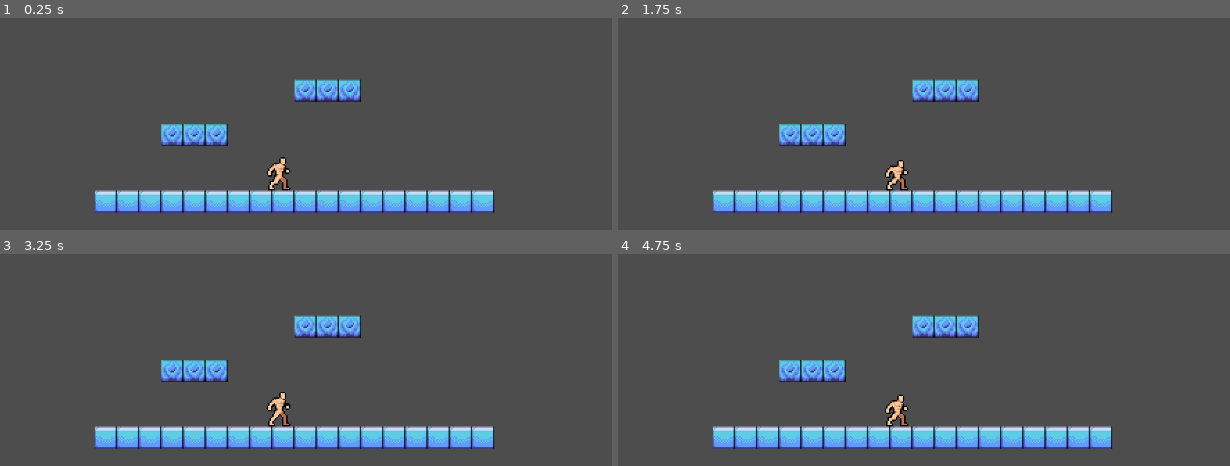
Above: before the commit, frames 1-4 (two rows, left to right).
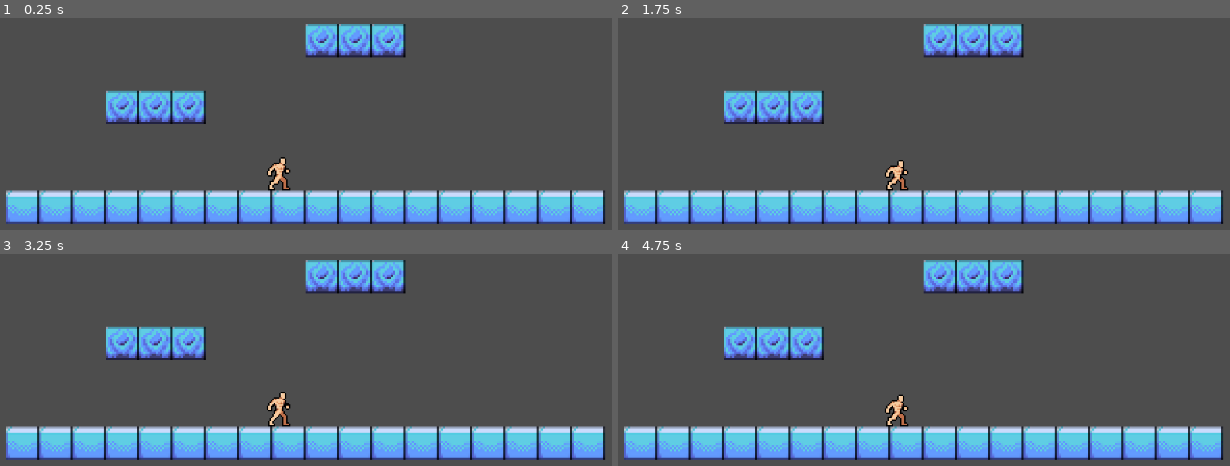
Above: after the commit, the same moments.

Repository: vincentcmartinez/spookyfartjam2025
Game: Godot game, scene res://world.tscn
Two runs of this game, one before a commit and one after it. Both use one fixed random seed, a clock stepped at 60 frames per second and the inputs below.
Inputs:
- Up to frame 1 (0.25 s): no input
- Up to frame 2 (1.75 s): tap Enter (ui_accept) at 0.5, 0.77, 1.25, 1.52 s; hold Right (ui_right) from 0.53 s (still down)
- Up to frame 3 (3.25 s): release Right (ui_right) at 2.03 s; hold Left (ui_left) 2.03-2.78 s; tap Enter (ui_accept) at 2.75, 3.02 s; hold Right (ui_right) from 2.78 s (still down)
- Up to frame 4 (4.75 s): tap Enter (ui_accept) at 3.5, 3.77, 4.52 s; release Right (ui_right) at 4.28 s; hold Left (ui_left) from 4.28 s (still down)

The runs differ from the first frame. In frame 1, 20% of the frame differs, in the area x 0-99%, y 2-98%; in frame 2, 20%; in frame 3, 20%; in frame 4, 20%.

Commit message:
flip fixes

Diff:
--- a/scripts/PlayerMovement.gd
+++ b/scripts/PlayerMovement.gd
@@ -99,6 +99,17 @@
 var _possessed_device: int = -1
 var _possess_left: float = 0.0
 
+# --- Wall-facing config ---
+@export var wall_normal_face_threshold: float = 0.6  # require a fairly vertical wall
+@export var wall_face_sticky: float = 0.08          # seconds to keep wall-facing after contact
+
+# --- Wall-facing state ---
+var _wall_face_dir: int = 0      # -1 = face left, +1 = face right, 0 = none
+var _wall_face_hold: float = 0.0 # decay timer for wall-facing
+
+# --- Input cache for facing priority ---
+var _input_dir_x: float = 0.0
+
 # ---------- Signals ----------
 signal jumped
 
@@ -152,6 +163,7 @@
 	var dir_x: float = _get_move_input()
 	if _frozen:
 		dir_x = 0.0
+	_input_dir_x = dir_x  # <-- ADD THIS
 
 	# Aim (right stick / actions)
 	var aim_in: Vector2 = _get_aim_input()
@@ -238,6 +250,7 @@
 	if _hurt_left > 0.0:
 		_hurt_left -= delta
 
+	_refresh_wall_facing(delta)
 	# Drive animations
 	_update_animation(pushing_into_wall)
 
@@ -303,26 +316,29 @@
 		anim.play(anim_name)
 	_apply_anim_offset()
 
-func _face(dir_x: float) -> void:
+func _face_context(pushing_into_wall: bool) -> void:
 	if not anim:
 		return
 
 	var wanted: int = _face_dir
 
-	# 1) Prefer active aim this frame (only if X component is meaningful)
-	if _aim_active and absf(aim_vector.x) > 0.05:
+	# 1) Wall takes priority if we're pushing/holding, or during sticky window
+	if (pushing_into_wall or _wall_face_hold > 0.0) and _wall_face_dir != 0:
+		wanted = _wall_face_dir
+	# 2) Active aim this frame (when right stick/mapped aim is used)
+	elif _aim_active and absf(aim_vector.x) > 0.05:
 		wanted = (-1 if aim_vector.x < 0.0 else 1)
-	# 2) Else prefer current horizontal input
-	elif absf(dir_x) > 0.05:
-		wanted = (-1 if dir_x < 0.0 else 1)
-	# 3) Else fall back to current horizontal velocity
+	# 3) Horizontal input (keyboard or left stick)
+	elif absf(_input_dir_x) > 0.05:
+		wanted = (-1 if _input_dir_x < 0.0 else 1)
+	# 4) Fallback to current horizontal velocity
 	elif absf(velocity.x) > 0.05:
 		wanted = (-1 if velocity.x < 0.0 else 1)
-	# 4) Else keep last facing (wanted stays _face_dir)
+	# 5) Else keep last
 
 	_face_dir = wanted
 	anim.flip_h = (_face_dir < 0)
-	_apply_anim_offset()  # keep per-anim offsets mirrored correctly
+	_apply_anim_offset()  # keep per-anim/per-frame offsets mirrored correctly
 
 func _update_animation(pushing_into_wall: bool) -> void:
 	if _is_dead:
@@ -331,18 +347,17 @@
 
 	if _hurt_left > 0.0:
 		_play("hurt")
-		_face(velocity.x)
+		_face_context(pushing_into_wall)
 		return
 
 	if _is_dashing and is_on_floor():
 		_play("floor_slide")
-		_face(velocity.x)
+		_face_context(pushing_into_wall)
 		return
 
 	if not is_on_floor() and pushing_into_wall and velocity.y > 0.0:
 		_play("wall_slide")
-		var wall_n := _get_wall_normal_x()
-		_face(-wall_n)
+		_face_context(pushing_into_wall)
 		return
 
 	if not is_on_floor():
@@ -350,7 +365,7 @@
 			_play("jump")
 		else:
 			_play("fall")
-		_face(velocity.x)
+		_face_context(pushing_into_wall)
 		return
 
 	var speed: float = absf(velocity.x)
@@ -360,7 +375,32 @@
 		_play("walk")
 	else:
 		_play("idle")
-	_face(velocity.x)
+
+	_face_context(pushing_into_wall)
+
+func _refresh_wall_facing(delta: float) -> void:
+	var best_nx: float = 0.0
+	var best_abs: float = 0.0
+	var count: int = get_slide_collision_count()
+	for i in range(count):
+		var col: KinematicCollision2D = get_slide_collision(i)
+		if col:
+			var n: Vector2 = col.get_normal()
+			# Treat it as a wall if the normal is mostly horizontal
+			if absf(n.x) >= wall_normal_face_threshold and absf(n.x) > absf(n.y):
+				if absf(n.x) > best_abs:
+					best_abs = absf(n.x)
+					best_nx = n.x
+
+	if best_abs > 0.0:
+		# Face TOWARD the wall: opposite the normal.x
+		_wall_face_dir = int(signf(best_nx))
+		_wall_face_hold = wall_face_sticky
+	else:
+		if _wall_face_hold > 0.0:
+			_wall_face_hold -= delta
+			if _wall_face_hold <= 0.0:
+				_wall_face_dir = 0
 
 # Apply per-animation/per-frame offsets to the sprite node position
 func _on_anim_frame_changed() -> void:
--- a/world.tscn
+++ b/world.tscn
@@ -314,17 +314,29 @@
 zoom = Vector2(2, 2)
 
 [node name="tilemap" parent="." instance=ExtResource("3_tlwt5")]
+scale = Vector2(1.5, 1.5)
 
 [node name="Player" type="CharacterBody2D" parent="."]
 position = Vector2(5, -9)
 script = ExtResource("2_tlwt5")
 base_sprite_offset = Vector2(0, -14)
+per_anim_offsets = {
+"dead": Vector2(0, 0),
+"fall": Vector2(0, -2),
+"floor_slide": Vector2(4, 0),
+"hurt": Vector2(0, -1),
+"idle": Vector2(0, -1),
+"jump": Vector2(0, -3),
+"run": Vector2(0, -1),
+"walk": Vector2(0, -1),
+"wall_slide": Vector2(0, -2)
+}
 
 [node name="AnimatedSprite2D" type="AnimatedSprite2D" parent="Player"]
 texture_filter = 1
 position = Vector2(-1, -15)
 sprite_frames = SubResource("SpriteFrames_ytpkv")
-animation = &"run"
+animation = &"wall_slide"
 
 [node name="CollisionShape2D" type="CollisionShape2D" parent="Player"]
 position = Vector2(-0.25, -3)
